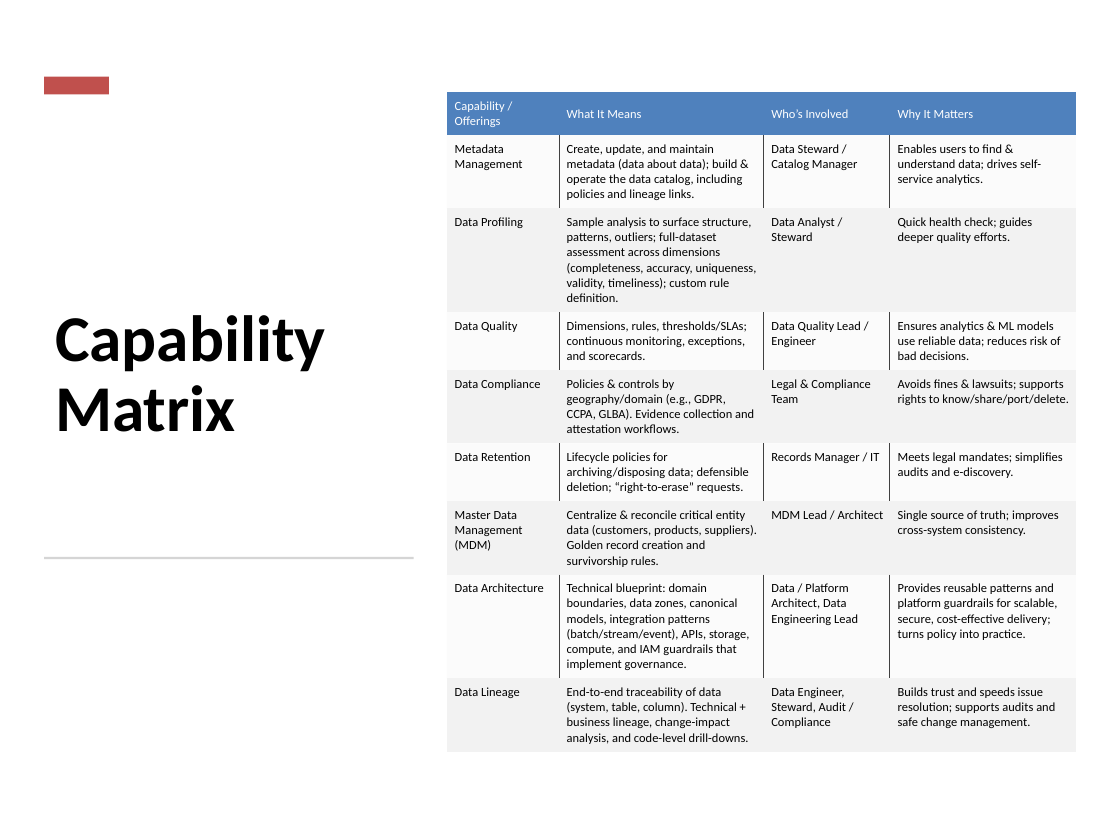
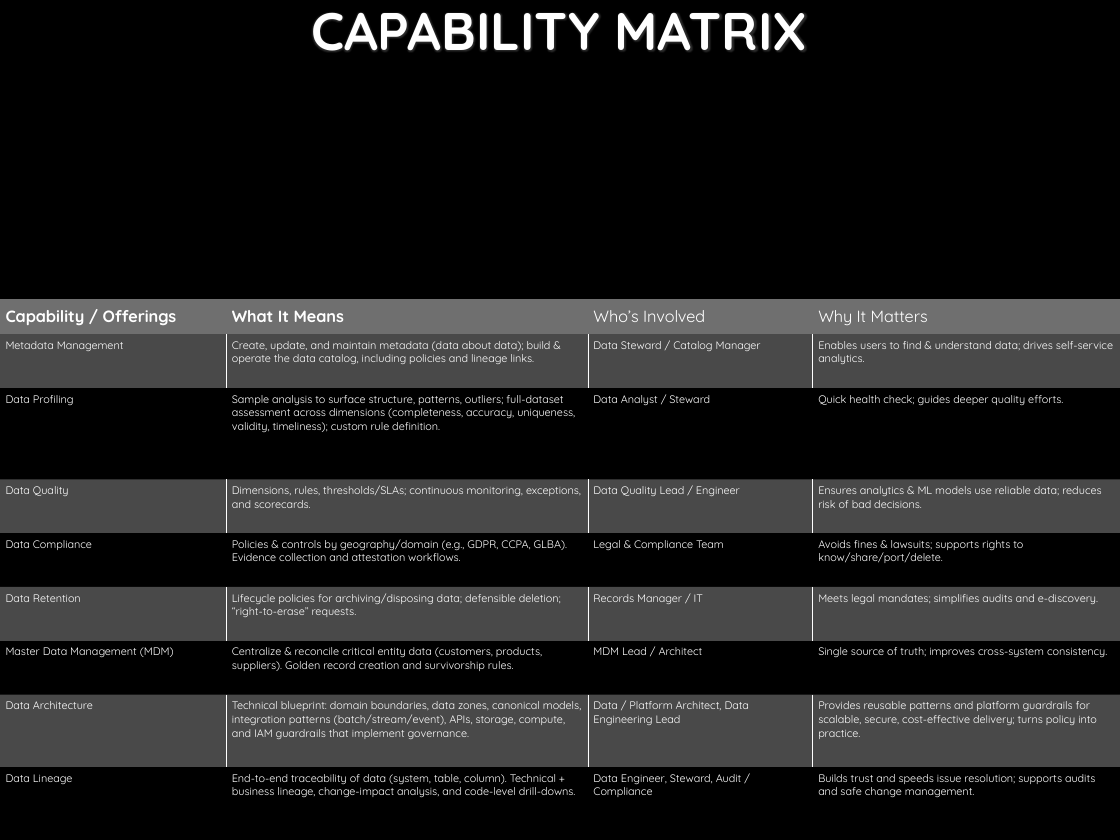
Before and after one commit to mokhayesh/aldin-accelerators, a slide deck: slide 11 of docs/_assets/data-governance-deck.pptx. Drawn at 1120x840 pixels with LibreOffice and Linux fonts; fonts in the diff are those of the drawing; background and template pictures are left out. Boxes give left, top, right and bottom in pixels: in the first picture for what was removed or moved away, otherwise in the second. Text is boxed around its words. In the diff, an @@ line names an element or a change of style, - is before the commit and + after.

```diff
--- a/docs/_assets/data-governance-deck.pptx
+++ b/docs/_assets/data-governance-deck.pptx
@@ background #FFFFFF to picture (left out) @@
@@ title at [311,12,807,51]: text changed; size 42 to 34 pt; font Calibri to Quicksand; text colour #000000 to gradient #FFFFFF to #A6A6A6 @@
-Capability Matrix
+CAPABILITY MATRIX
@@ rectangle removed at [44,77,109,95] @@
@@ table at [0,299,1120,840] @@
@@ fill #4F81BD to #6F6F6F in row 1 @@
@@ fill #F2F2F2 to #000000 in 16 cells @@
@@ size 8 to 10.5 pt in "Capability / Offerings", "What It Means", "Who’s Involved", "Why It Matters" @@
@@ font Calibri to Quicksand, size 8 to 7 pt, text colour #000000 to #FFFFFF @@
@@ bold on in "Capability / Offerings", "What It Means" @@
@@ borders changed @@
@@ table: place and size @@
-table at [447,93,1076,748]
+table at [0,299,1120,840]
@@ rectangle removed at [44,557,413,559] @@
```
Also in this commit, not shown: 10 other slides changed, 9 other files.
